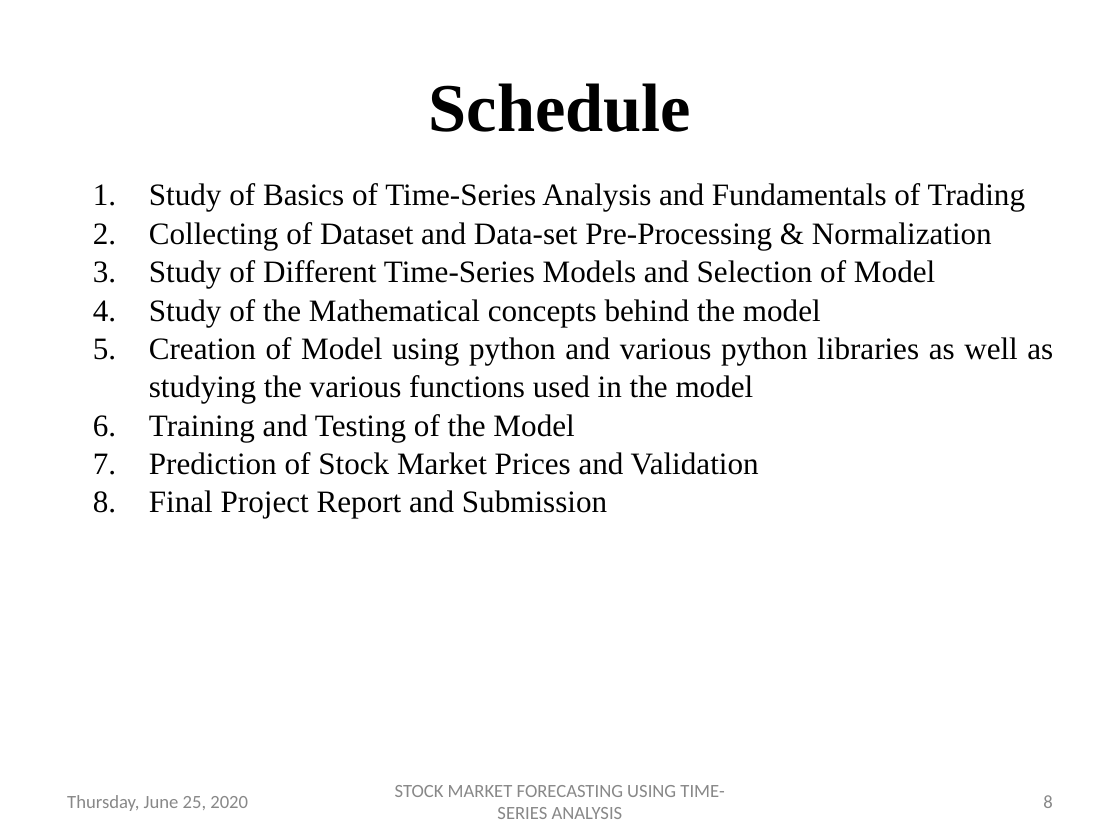
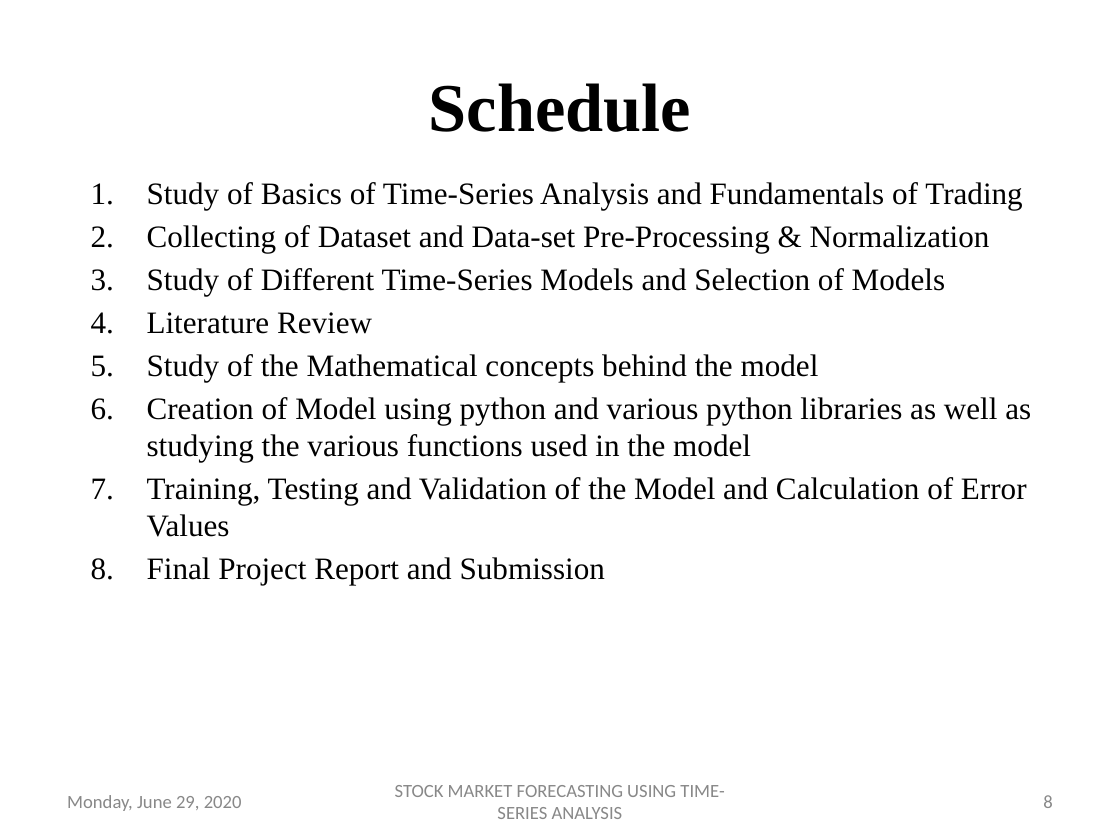
Before and after one commit to dipanshuagarwal/Stock-Market-Forecasting, a slide deck: slide 8 of Meetings/M3 - Methodology.pptx. Drawn at 1120x840 pixels with LibreOffice and Linux fonts; fonts in the diff are those of the drawing; background and template pictures are left out. Boxes give left, top, right and bottom in pixels: in the first picture for what was removed or moved away, otherwise in the second. Text is boxed around its words. In the diff, an @@ line names an element or a change of style, - is before the commit and + after.

```diff
--- a/Meetings/M3 - Methodology.pptx
+++ b/Meetings/M3 - Methodology.pptx
@@ text at <box>147,182,1031,585</box>: alignment justified to left; indent changed; line spacing 1.03 to 1; more space between paragraphs @@
@@ text at <box>147,268,945,334</box>: text changed @@
-3. Study of Different Time-Series Models and Selection of Model
+3. Study of Different Time-Series Models and Selection of Models
+4. Literature Review
@@ text at <box>147,477,1027,537</box>: text changed @@
-6. Training and Testing of the Model
-7. Prediction of Stock Market Prices and Validation
+7. Training, Testing and Validation of the Model and Calculation of Error Values
@@ text at <box>67,795,242,811</box>: text changed @@
-Thursday, June 25, 2020
+Monday, June 29, 2020
```
Also in this commit, not shown: 23 other slides changed, 15 other files.
